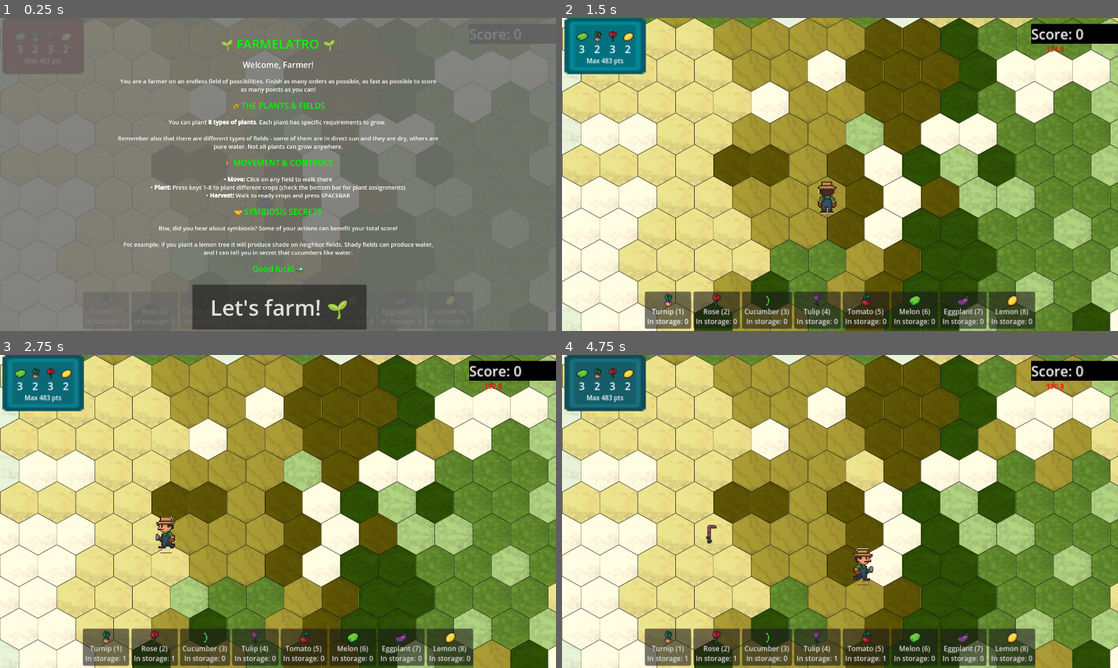
Above: before the commit, frames 1-4 (two rows, left to right).
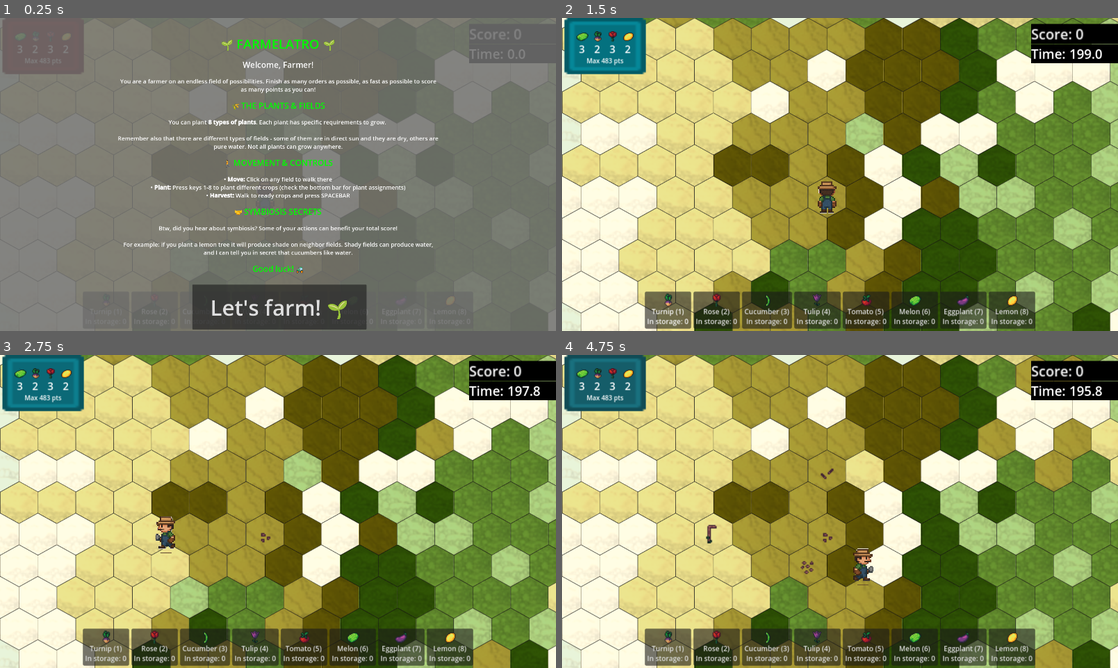
Above: after the commit, the same moments.

Repository: BlueDespero/slavicgamejam2025
Game: Godot game, scene res://main.tscn
Same seed, same stepped clock (60 frames per second), same inputs: the game is played once before the commit and once after it.
Inputs (mouse positions are in pixels of both pictures, inside the frame that each line leads up to):
- Up to frame 1 (0.25 s): no input
- Up to frame 2 (1.5 s): click "Let's farm! 🌱" at 0.5 s; tap Enter at 1.25 s; move the mouse to (1056, 49) at 1.27 s; tap 1 at 1.35 s; click (1056, 49) at 1.42 s
- Up to frame 3 (2.75 s): tap Space at 1.52, 2.27 s; move the mouse to (166, 527) at 2.02 s; tap 2 at 2.1 s; click (166, 527) at 2.17 s
- Up to frame 4 (4.75 s): move the mouse to (895, 442) at 2.77 s; tap 3 at 2.85 s; click (895, 442) at 2.92 s; move the mouse to (812, 574) at 3.52 s; tap 4 at 3.6 s; click (812, 574) at 3.67 s; tap Space at 3.77, 4.52 s; move the mouse to (1006, 558) at 4.27 s; tap 5 at 4.35 s; click (1006, 558) at 4.42 s

The runs differ from the first frame. In frame 1, 0.5% of the frame differs, in the area x 84-100%, y 8-15%; in frame 2, 1.0%; in frame 3, 1.0%; in frame 4, 1.1%, in the area x 22-100%, y 8-98%.

Commit message:
Add game over screen, add timer

Diff:
--- a/GUI/top_bar.gd
+++ b/GUI/top_bar.gd
@@ -19,6 +19,6 @@
 			EventBus.set_storage.emit(last_storage)
 
 func _on_new_order_timer_timeout() -> void:
-	if get_children().filter(func(n): return n is HBoxContainer).size() < Constants.MAX_NUMBER_ORDERS:
+	if get_children().filter(func(n): return n is VBoxContainer).size() < Constants.MAX_NUMBER_ORDERS:
 		var NewOrder = order_instance.instantiate()
 		add_child(NewOrder)
--- a/game_over_timer_on_screen.gd
+++ b/game_over_timer_on_screen.gd
@@ -1,9 +1,24 @@
 extends RichTextLabel
+
+var score: int = 0
+
+func _ready():
+	EventBus.change_score.connect(_set_game_over_score)
 
 # Called every frame. 'delta' is the elapsed time since the previous frame.
 func _process(delta: float) -> void:
-	set_text(str($GameOverTimer.get_time_left()).pad_decimals(1))
+	set_text("Time: %s" % str($GameOverTimer.get_time_left()).pad_decimals(1))
 
 
 func _on_start_game_button_pressed() -> void:
 	$GameOverTimer.start()
+
+func _set_game_over_score(delta):
+	score += delta
+
+func _on_game_over_timer_timeout() -> void:
+	$GameOverTimer.stop()
+	var score_hud = get_parent().get_node("ScoreSummaryHUD")
+	var score_label = score_hud.get_node("Score")
+	score_label.text = "%d pts" % score
+	score_hud.visible = true
--- a/main.tscn
+++ b/main.tscn
@@ -92,19 +92,58 @@
 autoplay = true
 parameters/looping = true
 
+[node name="ScoreBackground" type="ColorRect" parent="."]
+offset_left = 1080.0
+offset_top = 60.0
+offset_right = 1280.0
+offset_bottom = 104.0
+color = Color(0, 0, 0, 1)
+
 [node name="GameOverTimerOnScreen" type="RichTextLabel" parent="."]
-offset_left = 1095.33
+offset_left = 1080.0
 offset_top = 60.0
-offset_right = 1177.33
-offset_bottom = 91.0
-theme_override_colors/default_color = Color(1, 0, 0, 1)
-text = "21:37"
-horizontal_alignment = 1
+offset_right = 1280.0
+offset_bottom = 104.0
+theme_override_colors/default_color = Color(1, 1, 1, 1)
+theme_override_font_sizes/normal_font_size = 30
+text = "Time: 21:37"
+vertical_alignment = 1
 script = ExtResource("6_7mycd")
 
 [node name="GameOverTimer" type="Timer" parent="GameOverTimerOnScreen"]
-wait_time = 195.0
+wait_time = 200.0
+
+[node name="ScoreSummaryHUD" type="CanvasLayer" parent="."]
+visible = false
+
+[node name="ColorRect" type="ColorRect" parent="ScoreSummaryHUD"]
+offset_right = 1912.0
+offset_bottom = 1080.0
+color = Color(0.305077, 0.305077, 0.305077, 0.713726)
+
+[node name="SummaryLabel" type="RichTextLabel" parent="ScoreSummaryHUD"]
+offset_right = 1904.0
+offset_bottom = 1075.0
+bbcode_enabled = true
+text = "[center][font_size=55][color=green]Good game![/color][/font_size][/center]
+
+[font_size=55]Your score:[/font_size]
+
+"
+horizontal_alignment = 1
+vertical_alignment = 1
+
+[node name="Score" type="Label" parent="ScoreSummaryHUD"]
+offset_left = 8.0
+offset_top = 600.0
+offset_right = 1912.0
+offset_bottom = 816.0
+theme_override_font_sizes/font_size = 100
+text = "100"
+horizontal_alignment = 1
+vertical_alignment = 1
 
 [connection signal="pressed" from="HUD/StartGameButton" to="." method="_on_start_game_button_pressed"]
 [connection signal="pressed" from="HUD/StartGameButton" to="HUD" method="_on_start_game_button_pressed"]
 [connection signal="pressed" from="HUD/StartGameButton" to="GameOverTimerOnScreen" method="_on_start_game_button_pressed"]
+[connection signal="timeout" from="GameOverTimerOnScreen/GameOverTimer" to="GameOverTimerOnScreen" method="_on_game_over_timer_timeout"]
--- a/map/map.gd
+++ b/map/map.gd
@@ -59,9 +59,9 @@
 		print("There is no plant at: ", tile_position)
 		return
 	var plant_name = plant.plant_name
-	#if not plant.is_fully_grown():
-		#print("Plant not ready for harvesting: ", plant_name)
-		#return
+	if not plant.is_fully_grown():
+		print("Plant not ready for harvesting: ", plant_name)
+		return
 	planted_plants.erase(tile_position)
 	EventBus.update_storage.emit(plant_name, 1)
 	plant.queue_free()
Not shown: 1 places in main.tscn that only renumber resources
